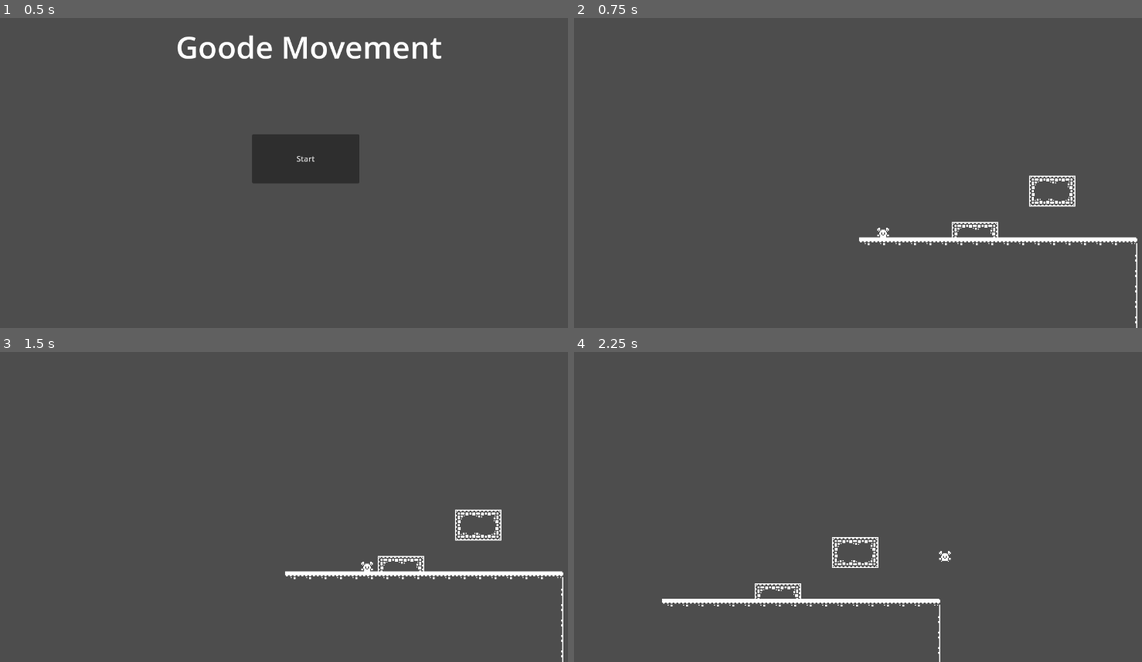
Above: before the commit, frames 1-4 (two rows, left to right).
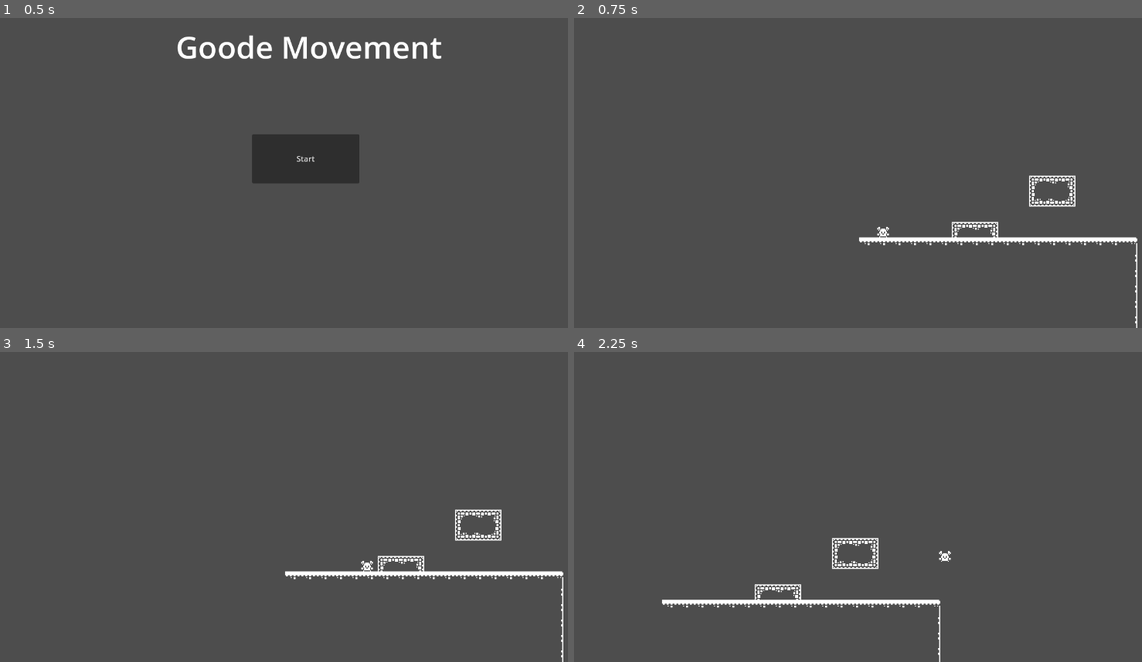
Above: after the commit, the same moments.

Repository: Allophycocyanin/GoodeMovement
Game: Godot game, scene res://main_menu.tscn
The game is run twice, just before and just after one commit, with the same random seed, the same clock (stepped at 60 frames per second) and the same inputs.
Inputs:
- Up to frame 1 (0.5 s): no input
- Up to frame 2 (0.75 s): click "Start" at 0.5 s
- Up to frame 3 (1.5 s): tap Enter at 1.25 s; hold D (move_right) from 1.28 s (still down)
- Up to frame 4 (2.25 s): keep holding D (move_right); tap Space (jump) at 1.52 s

Frame 1 is identical in both runs. In frame 2, less than 0.1% of the frame differs, in the area x 53-56%, y 67-71%; in frame 3, less than 0.1%; in frame 4, 1.1%, in the area x 15-65%, y 59-98%.

Commit message:
Update level_1.tscn

Diff:
--- a/level_1.tscn
+++ b/level_1.tscn
@@ -1301,9 +1301,8 @@
 "speed": 5.0
 }]
 
-[sub_resource type="CapsuleShape2D" id="CapsuleShape2D_pbu3v"]
-radius = 3.0
-height = 8.0
+[sub_resource type="RectangleShape2D" id="RectangleShape2D_sdw6c"]
+size = Vector2(6, 9)
 
 [node name="Level 1" type="Node2D"]
 script = ExtResource("1_rwr4p")
@@ -1337,5 +1336,5 @@
 animation = &"idle"
 
 [node name="CollisionShape2D" type="CollisionShape2D" parent="Player"]
-position = Vector2(13, 543)
-shape = SubResource("CapsuleShape2D_pbu3v")
+position = Vector2(13, 543.5)
+shape = SubResource("RectangleShape2D_sdw6c")
